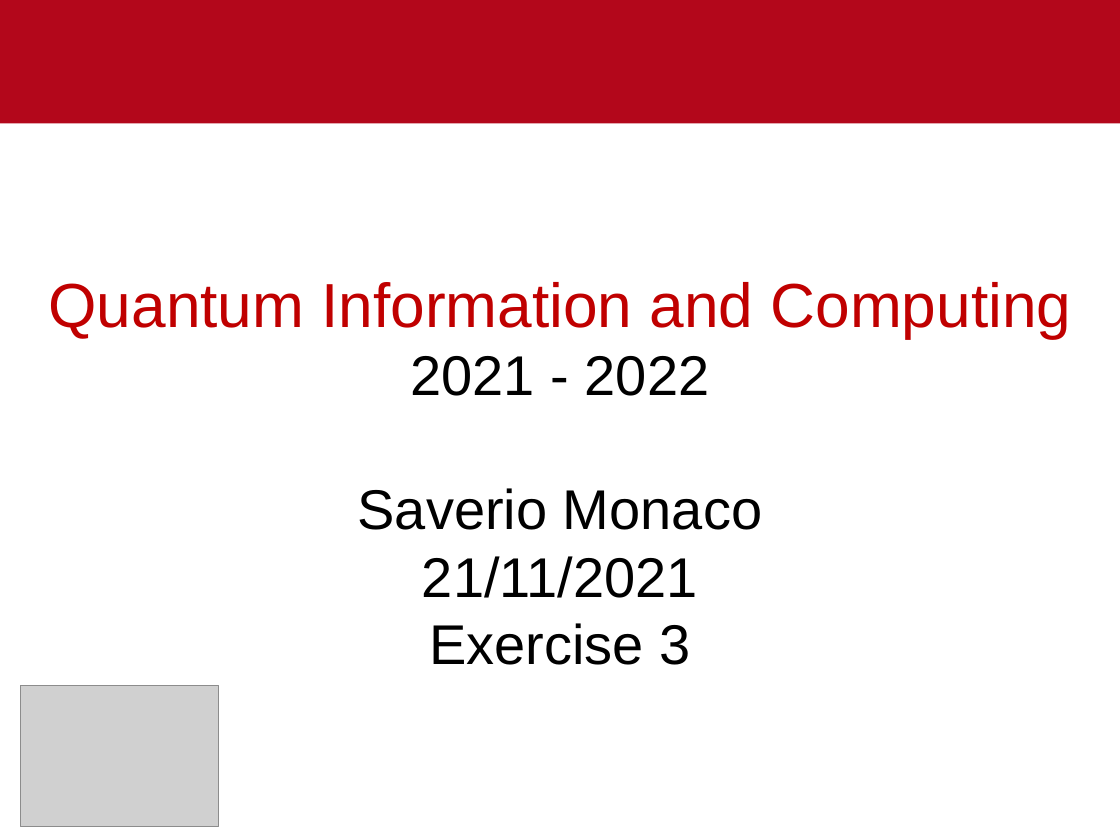
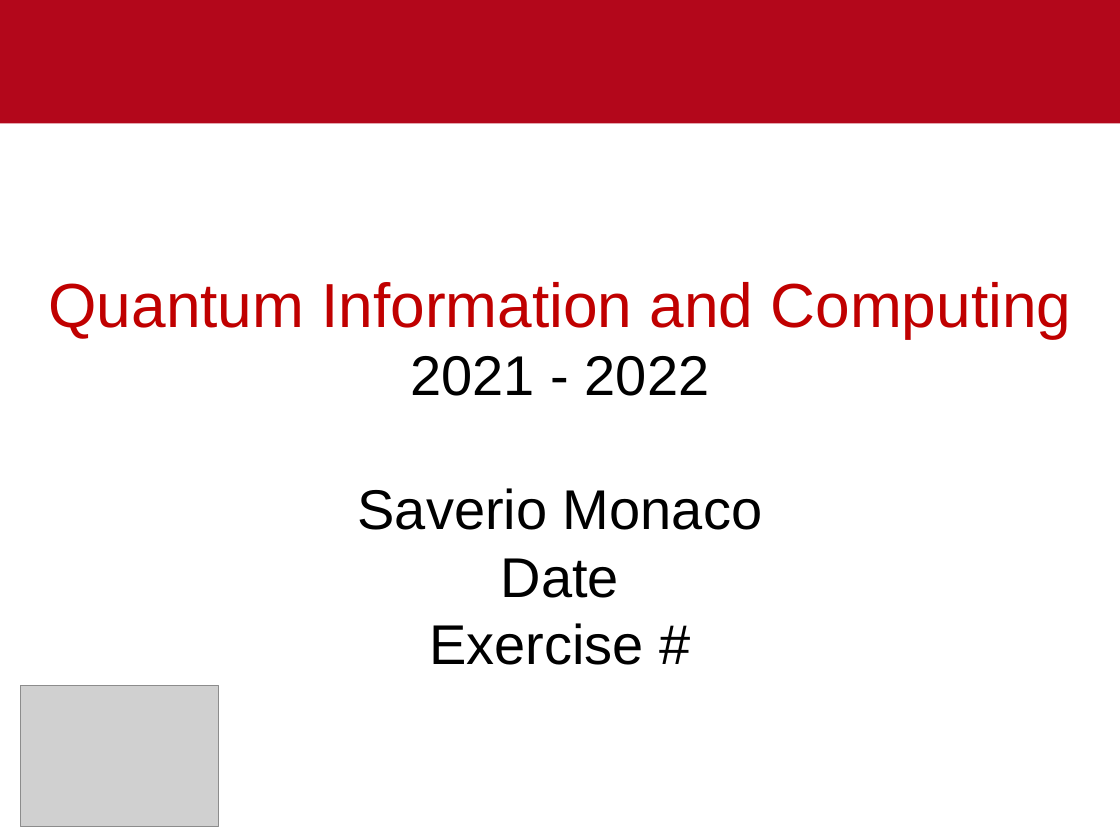
Before and after one commit to SaverioMonaco/QuantumComputingUniPD, a slide deck: slide 1 of 3/Ex3-Monaco-SLIDES.pptx. Drawn at 1120x840 pixels with LibreOffice and Linux fonts; fonts in the diff are those of the drawing; grey boxes stand for pictures; background and template pictures are left out. Boxes give left, top, right and bottom in pixels: in the first picture for what was removed or moved away, otherwise in the second. Text is boxed around its words. In the diff, an @@ line names an element or a change of style, - is before the commit and + after.

```diff
--- a/3/Ex3-Monaco-SLIDES.pptx
+++ b/3/Ex3-Monaco-SLIDES.pptx
@@ text at (x1=429, y1=558, x2=644, y2=665): text changed @@
-21/11/2021
-Exercise 3
+Date
+Exercise #
```
Also in this commit, not shown: 2 other slides changed, 2 slides added, 1 other file.
